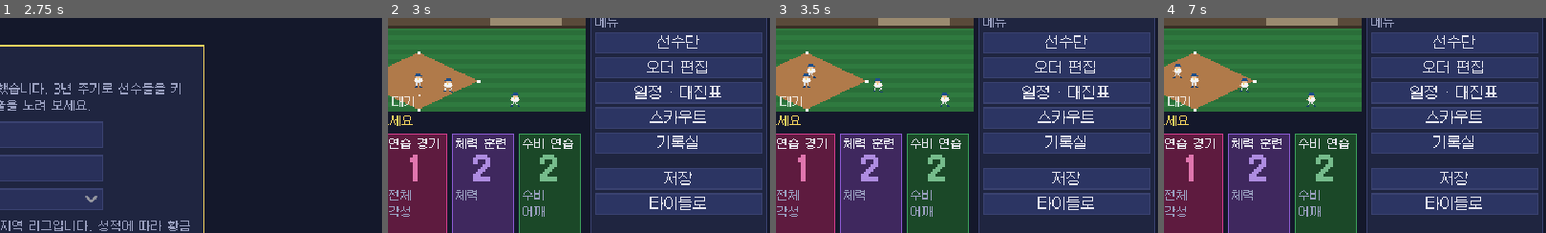
Above: before the commit, frames 1-4 (left to right).
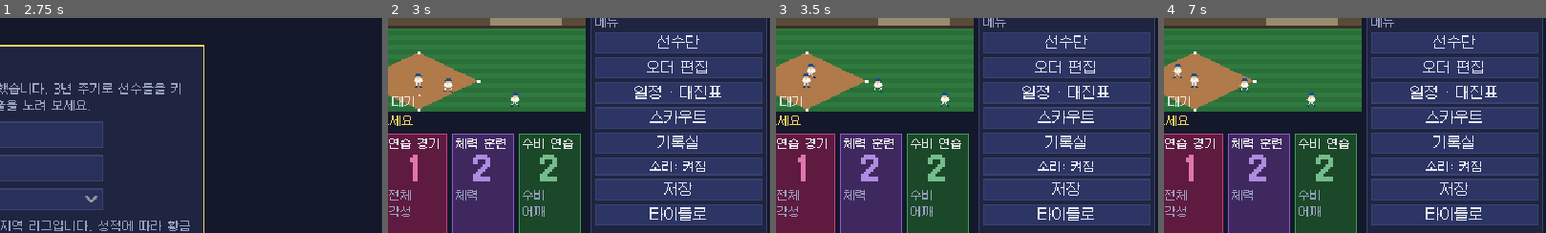
Above: after the commit, the same moments.

Repository: MintSiru/test
Game: Godot game, scene res://scenes/main.tscn
The game is run twice, just before and just after one commit, with the same random seed, the same clock (stepped at 60 frames per second) and the same inputs.
Inputs:
- Up to frame 1 (2.75 s): click "새 게임" at 0.5 s; click "취소" at 1.25 s; click "새 게임" at 2 s
- Up to frame 2 (3 s): click "시작!" at 2.75 s
- Up to frame 3 (3.5 s): no input
- Up to frame 4 (7 s): click "선수단" at 3.5 s; click "전체" at 4.25 s; click "투수" at 5 s; click "야수" at 5.75 s; click "◀ 돌아가기" at 6.5 s
The pictures show only the part of the screen within x 50-100%, y 8-58%; the shares and areas given below are measured in that part.

Frame 1 is identical in both runs. In frame 2, 6.8% of the frame differs, in the area x 54-98%, y 64-97%; in frame 3, 6.8%; in frame 4, 6.8%.

Commit message:
효과음 합성, 날짜 진행 시 CPU 경기 분할 처리, UI 테스트 CI 추가
- 배트·미트·함성·팡파레·클릭 효과음을 코드로 합성 (소리 켜기/끄기)
- 주말 리그일처럼 경기가 많은 날도 화면이 멈추지 않도록 프레임마다 나눠 처리
- UI 통합 테스트에 다음 경기일까지 진행 검증 추가, CI 에서 xvfb 로 실행
- Pages 미설정 시 배포 단계가 CI 를 실패시키지 않도록 함

Co-Authored-By: Claude Opus 5.5 <noreply@anthropic.com>
Claude-Session: https://claude.ai/code/session_018CxDwMLc1KRy2YJTqnPn7j

Diff:
--- a/game/scripts/autoload/game.gd
+++ b/game/scripts/autoload/game.gd
@@ -8,6 +8,26 @@
 var current_match: MatchEngine = null
 ## 메인 씬 (화면 전환 담당)
 var main: Node = null
+var _players: Array[AudioStreamPlayer] = []
+
+
+func _ready() -> void:
+	for i in 4:
+		var ap := AudioStreamPlayer.new()
+		add_child(ap)
+		_players.append(ap)
+
+
+## 효과음 재생 (설정에서 끌 수 있음)
+func sfx(name: String, volume_db := 0.0) -> void:
+	if not state.is_empty() and not state["settings"].get("sound", true):
+		return
+	for ap in _players:
+		if not ap.playing:
+			ap.stream = Sfx.get_stream(name)
+			ap.volume_db = volume_db
+			ap.play()
+			return
 
 
 func has_save() -> bool:
--- a/game/scripts/core/season.gd
+++ b/game/scripts/core/season.gd
@@ -122,8 +122,9 @@
 	return result
 
 
-## 하루만 진행 (UI 에서 진행 애니메이션용). 멈춰야 하면 이유를, 아니면 "" 반환
-static func step_day(state: Dictionary) -> String:
+## 조금씩 진행 (UI 용). 한 번에 CPU 경기를 최대 budget 개까지만 처리해 화면이 멈추지 않게 한다.
+## 멈춰야 하면 이유("training"/"match"/"popup")를, 계속 진행하면 "" 반환
+static func step_day(state: Dictionary, budget := 8) -> String:
 	if not state["popups"].is_empty():
 		return "popup"
 	if not state["weekTrained"]:
@@ -131,7 +132,7 @@
 	if state.get("pendingFixture") != null:
 		return "match"
 	var rng := rng_of(state)
-	var r := _process_day(state, rng)
+	var r := _process_day(state, rng, budget)
 	save_rng(state, rng)
 	if r == "match":
 		return "match"
@@ -142,7 +143,8 @@
 	return ""
 
 
-static func _process_day(state: Dictionary, rng: Rng) -> String:
+## budget > 0 이면 CPU 경기를 그 수만큼만 처리하고 "partial" 을 돌려준다 (날짜는 그대로)
+static func _process_day(state: Dictionary, rng: Rng, budget := -1) -> String:
 	var d: String = state["date"]
 	if state.get("dayEventsDone") != d:
 		state["dayEventsDone"] = d
@@ -158,12 +160,16 @@
 		if x["f"]["home"] == u or x["f"]["away"] == u:
 			state["pendingFixture"] = x["f"]["id"]
 			return "match"
+	var played := 0
 	for x in today:
 		if x["f"].get("result") != null:
 			continue
+		if budget > 0 and played >= budget:
+			return "partial"
 		var m := create_match(state, x["f"], rng)
 		MatchAI.play_out(m)
 		apply_result(state, x["comp"], x["f"], m, rng)
+		played += 1
 	_end_of_day(state, rng)
 	state["date"] = Cal.add_days(d, 1)
 	if Cal.season_year_of(state["date"]) > state["year"]:
--- a/game/scripts/ui/field_view.gd
+++ b/game/scripts/ui/field_view.gd
@@ -150,6 +150,7 @@
 		add_text("OUT", r["pos"] + Vector2(-8, -18), Color("#ef6f6c"), false, 0.8)
 	elif to == 4:
 		add_text("+1", r["pos"] + Vector2(-6, -18), Color("#f4d35e"), false, 0.8)
+		Game.sfx("cheer", -6.0)
 
 
 func play(ev: Dictionary, speed: float) -> void:
@@ -169,6 +170,10 @@
 	# 투구
 	await _tween_ball(p_from, plate + Vector2(ev["loc"].x * 3, 0), 0.42 * k, 3.0)
 	var call: String = ev["call"]
+	if call in ["ball", "called", "swinging", "buntMiss"]:
+		Game.sfx("mitt", -4.0)
+	elif call in ["foul", "buntFoul", "inplay"]:
+		Game.sfx("hit", -2.0)
 	match call:
 		"ball":
 			add_text("볼", HOME + Vector2(-8, -30), Color("#7fd0ff"), false, 0.7 * k + 0.2)
@@ -219,6 +224,7 @@
 	match b["result"]:
 		"HR":
 			add_text("홈런!!", Vector2(160, 70), Color("#f4d35e"), true, 1.6)
+			Game.sfx("cheer")
 		"1B", "2B", "3B":
 			add_text({"1B": "안타!", "2B": "2루타!", "3B": "3루타!"}[b["result"]], land + Vector2(-16, -24), Color("#6fd08c"))
 			# 굴러가는 공 → 야수 송구
--- a/game/scripts/ui/screens/hub_screen.gd
+++ b/game/scripts/ui/screens/hub_screen.gd
@@ -54,7 +54,10 @@
 	var sp: int = st()["scoutPoints"]
 	menu.add_child(UI.button("스카우트 (행동력 %d)" % sp if not st()["prospects"].is_empty() else "스카우트", func(): Game.goto("scout")))
 	menu.add_child(UI.button("기록실", func(): Game.goto("records")))
-	menu.add_child(UI.spacer(0, 6))
+	var snd: bool = st()["settings"].get("sound", true)
+	menu.add_child(UI.button("소리: 켜짐" if snd else "소리: 꺼짐", func():
+		st()["settings"]["sound"] = not st()["settings"].get("sound", true)
+		_build(), 0, true))
 	menu.add_child(UI.button("저장", func():
 		Game.save_game()
 		Game.main.show_modal("저장", "저장했습니다.")))
@@ -217,9 +220,10 @@
 	if not advancing:
 		return
 	var s := st()
-	# 한 프레임에 최대 3일까지 (경기 많은 날은 한 번에 하루)
-	for i in 3:
-		var r := Season.step_day(s)
+	# 한 프레임에 경기 몇 개 또는 조용한 날 며칠까지만 처리 (웹 빌드에서도 끊기지 않게)
+	var start_ms := Time.get_ticks_msec()
+	while Time.get_ticks_msec() - start_ms < 30:
+		var r := Season.step_day(s, 3)
 		if r != "":
 			advancing = false
 			Game.save_game()
@@ -227,8 +231,6 @@
 			if r == "popup":
 				Game.main.drain_popups(_after_popups)
 			return
-		if Season.fixtures_on(s, s["date"]).size() > 5:
-			break
 	if status_label:
 		status_label.text = "진행 중... %s" % Cal.pretty(s["date"])
 
--- a/game/scripts/ui/screens/match_screen.gd
+++ b/game/scripts/ui/screens/match_screen.gd
@@ -434,6 +434,8 @@
 		if v > best_v:
 			best_v = v
 			best = "%s (%s)" % [u.by_id[id].name, ("%d타수 %d안타 %d타점" % [bl["ab"], bl["h"], bl["rbi"]]) if bl["pa"] > 0 else ("%s이닝 %d실점 %d탈삼진" % [PlayerUtil.ip_str(pt["outs"]), pt["r"], pt["so"]])]
+	if m.winner == u.team_id:
+		Game.sfx("fanfare")
 	var body := "%s %d : %d %s  %s%s\n\n안타 %d · 실책 %d\n수훈 선수: %s" % [u.name, u.score, o.score, o.name, res, " (콜드)" if m.called else "", u.hits, u.errors, best]
 	Game.main.show_modal("경기 종료", body, "good" if m.winner == u.team_id else "info", func():
 		Game.main.drain_popups(func(): Game.goto("hub")))
--- /dev/null
+++ b/game/scripts/ui/sfx.gd
@@ -0,0 +1,73 @@
+class_name Sfx
+extends RefCounted
+## 코드로 합성하는 8비트풍 효과음 (외부 음원 없음)
+
+const RATE := 22050
+static var _cache := {}
+
+
+static func _wav(samples: PackedFloat32Array) -> AudioStreamWAV:
+	var bytes := PackedByteArray()
+	bytes.resize(samples.size() * 2)
+	for i in samples.size():
+		bytes.encode_s16(i * 2, int(clampf(samples[i], -1.0, 1.0) * 30000))
+	var w := AudioStreamWAV.new()
+	w.format = AudioStreamWAV.FORMAT_16_BITS
+	w.mix_rate = RATE
+	w.stereo = false
+	w.data = bytes
+	return w
+
+
+static func get_stream(name: String) -> AudioStreamWAV:
+	if _cache.has(name):
+		return _cache[name]
+	var r := RandomNumberGenerator.new()
+	r.seed = 11
+	var s := PackedFloat32Array()
+	match name:
+		"hit":  # 딱! 배트 소리
+			var n := int(RATE * 0.12)
+			s.resize(n)
+			var prev := 0.0
+			for i in n:
+				var t := float(i) / RATE
+				var noise := r.randf_range(-1, 1)
+				var hp := noise - prev
+				prev = noise
+				s[i] = (hp * 0.6 + sin(TAU * 1800 * t) * 0.3) * exp(-t * 45)
+		"mitt":  # 퍽! 미트
+			var n := int(RATE * 0.08)
+			s.resize(n)
+			for i in n:
+				var t := float(i) / RATE
+				s[i] = (sin(TAU * 140 * t) * 0.8 + r.randf_range(-1, 1) * 0.3) * exp(-t * 60)
+		"cheer":  # 와아— 관중
+			var n := int(RATE * 1.2)
+			s.resize(n)
+			var lp := 0.0
+			for i in n:
+				var t := float(i) / RATE
+				lp = lp * 0.9 + r.randf_range(-1, 1) * 0.1
+				var env := minf(1.0, t * 6.0) * exp(-t * 1.8)
+				s[i] = lp * 3.0 * env * (0.8 + 0.2 * sin(TAU * 5 * t))
+		"click":
+			var n := int(RATE * 0.03)
+			s.resize(n)
+			for i in n:
+				var t := float(i) / RATE
+				s[i] = (1.0 if fmod(t * 900, 1.0) < 0.5 else -1.0) * 0.15 * (1.0 - float(i) / n)
+		"fanfare":  # 승리 팡파레 (도-미-솔-도)
+			var notes := [523.25, 659.25, 783.99, 1046.5]
+			var dur := 0.14
+			for k in notes.size():
+				var nn := int(RATE * (dur if k < 3 else 0.45))
+				for i in nn:
+					var t := float(i) / RATE
+					var sq := 1.0 if fmod(t * notes[k], 1.0) < 0.5 else -1.0
+					s.append(sq * 0.18 * exp(-t * (3.0 if k == 3 else 8.0)))
+		_:
+			s.resize(1)
+	var w := _wav(s)
+	_cache[name] = w
+	return w
--- a/game/scripts/ui/ui.gd
+++ b/game/scripts/ui/ui.gd
@@ -109,6 +109,7 @@
 	if small:
 		b.add_theme_font_override("font", font_small)
 		b.add_theme_font_size_override("font_size", 10)
+	b.pressed.connect(func(): Game.sfx("click", -8.0))
 	b.pressed.connect(cb)
 	return b
 
--- a/game/tests/ui_flow_test.gd
+++ b/game/tests/ui_flow_test.gd
@@ -100,6 +100,21 @@
 	_check(Game.main.current_name == "hub", "경기 후 홈 복귀")
 	var played := Season.user_fixtures(Game.state).filter(func(x): return x["f"].get("result") != null)
 	_check(played.size() >= 1, "경기 결과 저장 (%d경기)" % played.size())
+	# 다음 경기일까지 다시 진행 (주말 CPU 경기가 여러 프레임에 나눠 처리되는지)
+	var before: String = Game.state["date"]
+	for i in 900:
+		await _wait(1)
+		await _close_modals()
+		var hub2 := _cur()
+		if Game.main.current_name != "hub":
+			break
+		if Game.state.get("pendingFixture") != null and not hub2.advancing:
+			break
+		if not Game.state["weekTrained"] and not hub2.advancing:
+			hub2._use_card(Game.state["hand"][0]["id"])
+		elif not hub2.advancing and Game.state.get("pendingFixture") == null:
+			hub2._start_advance()
+	_check(Game.state["date"] > before and Game.state.get("pendingFixture") != null, "다음 경기일까지 진행 (%s → %s)" % [before, Game.state["date"]])
 	for scr in ["roster", "lineup", "schedule", "scout", "records"]:
 		Game.goto(scr)
 		await _wait(5)
Not shown, added: game/scripts/ui/sfx.gd.uid
Not shown, changed: .github/workflows/ci.yml
